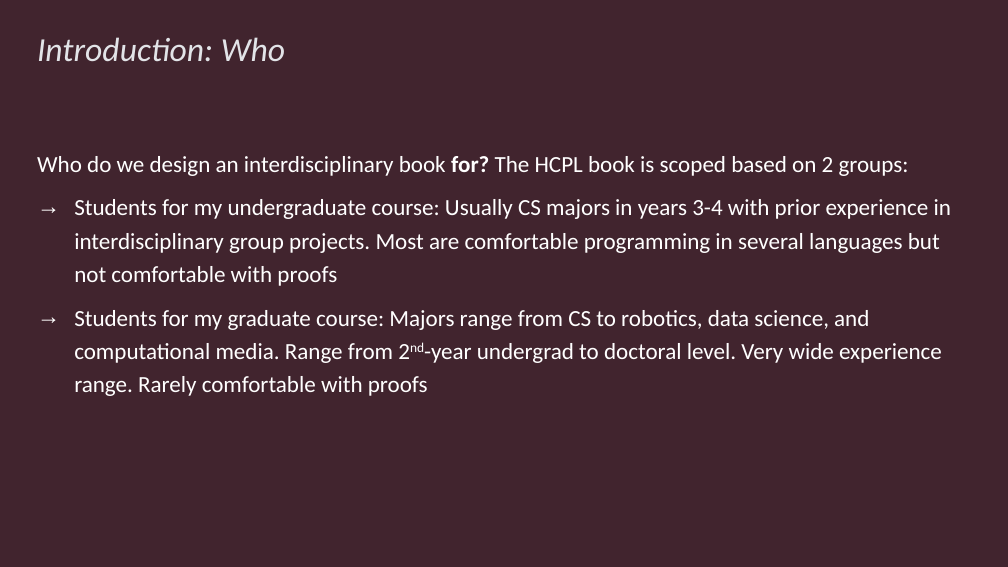
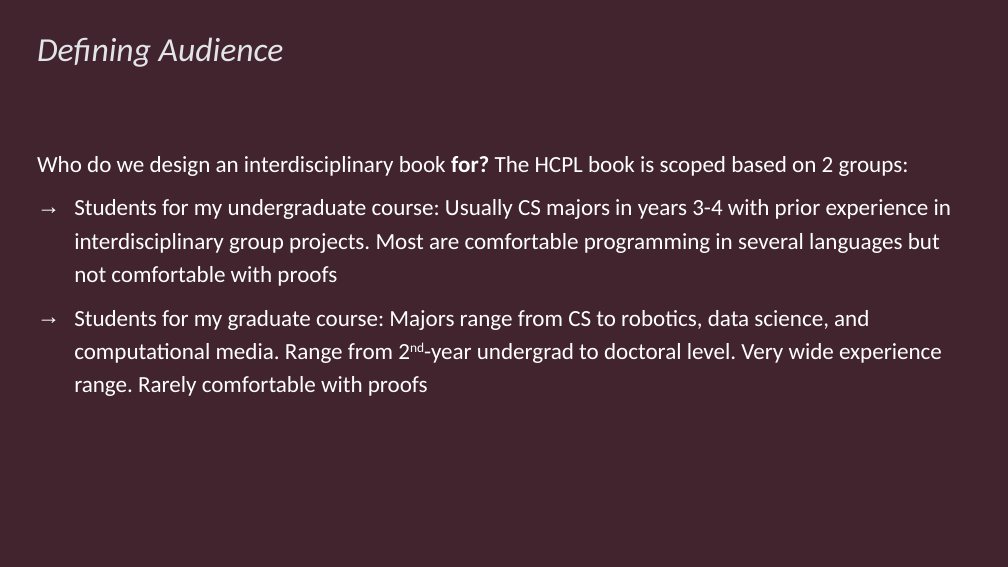
Before and after one commit to rbohrer/pl-course, a slide deck: slide 6 of LectureSlides/SPLASHE23.pptx (slide 8 before the commit). Drawn at 1008x567 pixels with LibreOffice and Linux fonts; fonts in the diff are those of the drawing. Boxes give left, top, right and bottom in pixels: in the first picture for what was removed or moved away, otherwise in the second. Text is boxed around its words. In the diff, an @@ line names an element or a change of style, - is before the commit and + after.

```diff
--- a/LectureSlides/SPLASHE23.pptx
+++ b/LectureSlides/SPLASHE23.pptx
@@ title at box(37, 37, 284, 67): text changed @@
-Introduction: Who
+Defining Audience
```
Also in this commit, not shown: 12 other slides changed, 2 slides added, 6 slides removed, 2 other files.
